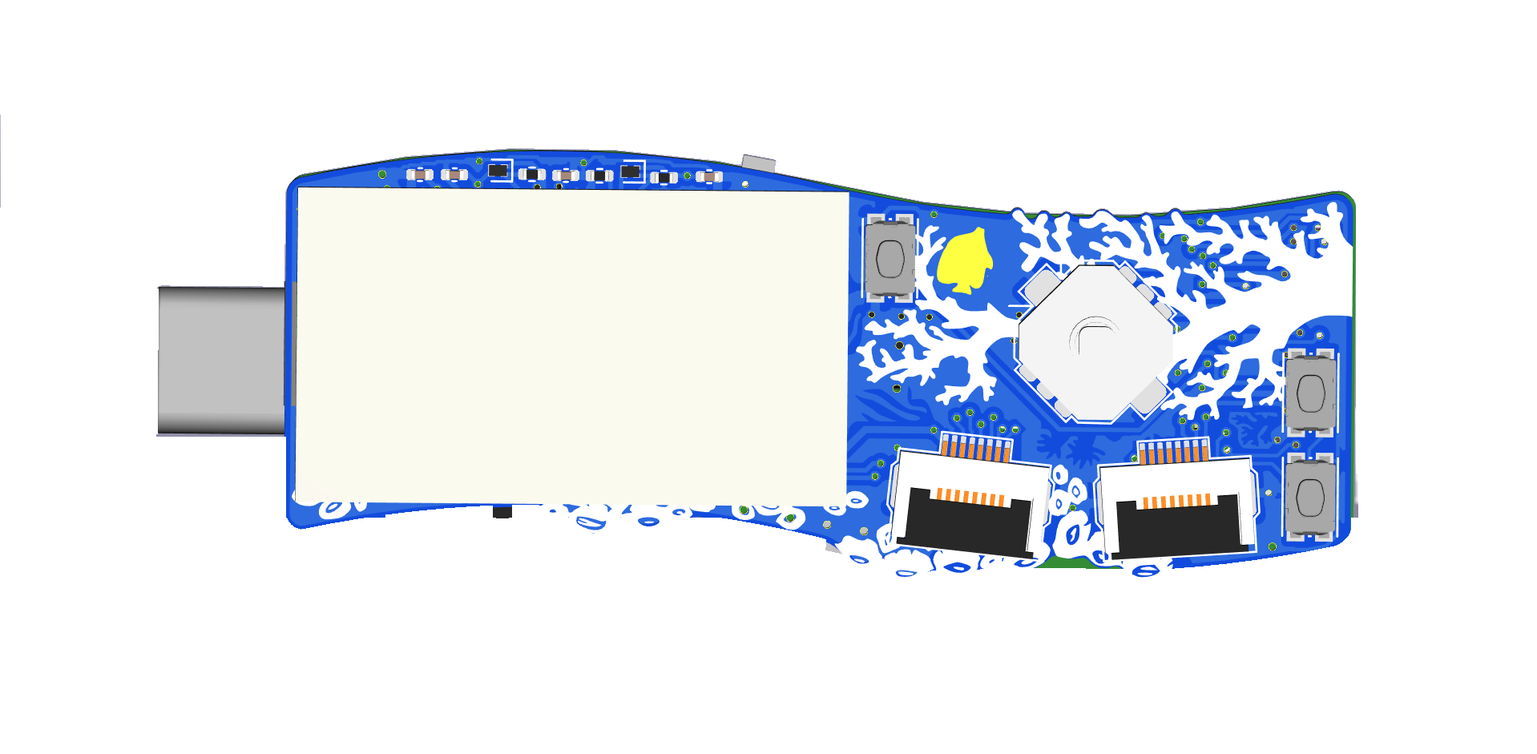
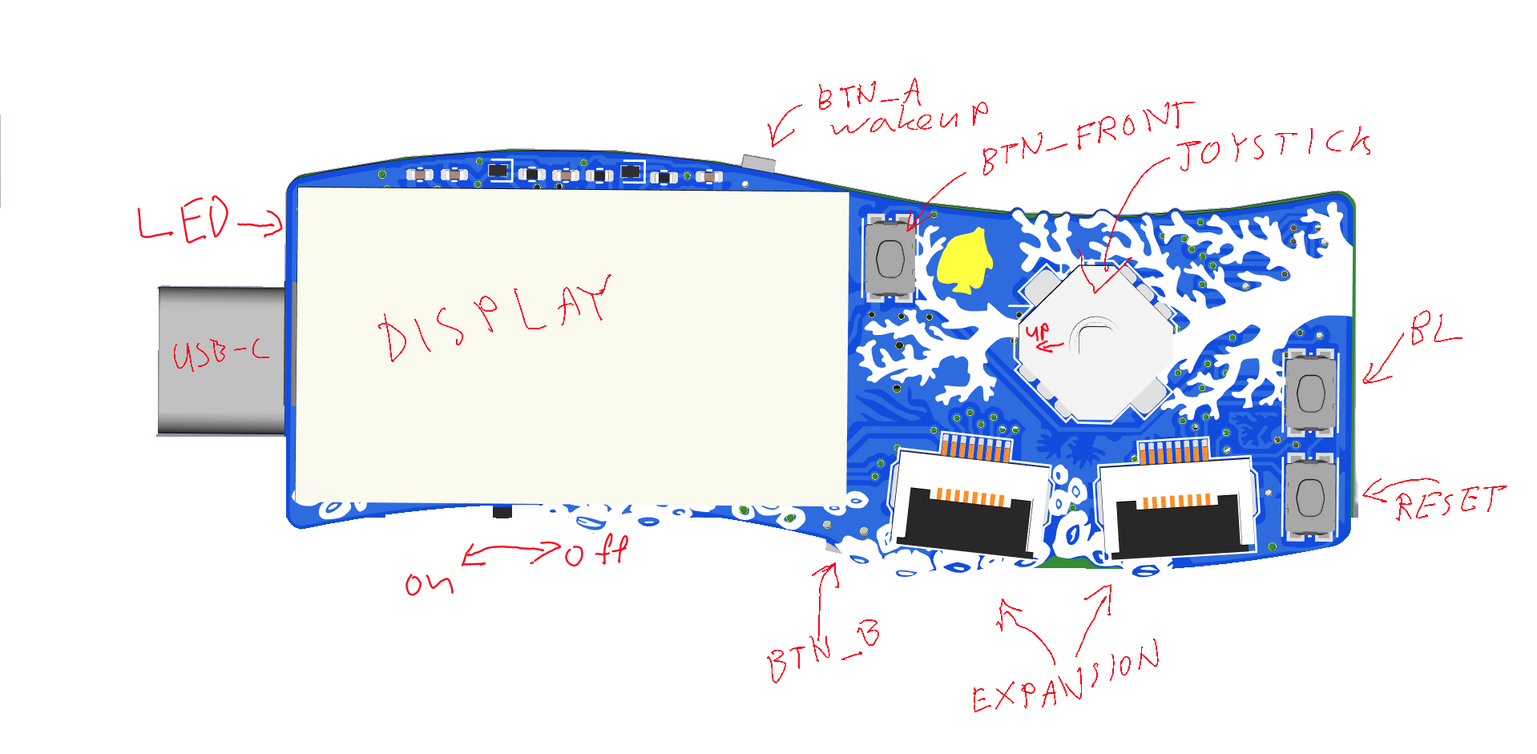
Comparing the layer stacks of the two 1537×754 images. Changes:
showed "Paint Layer 2 (pasted)" (1st of 2) over 137, 77, 1508, 713
